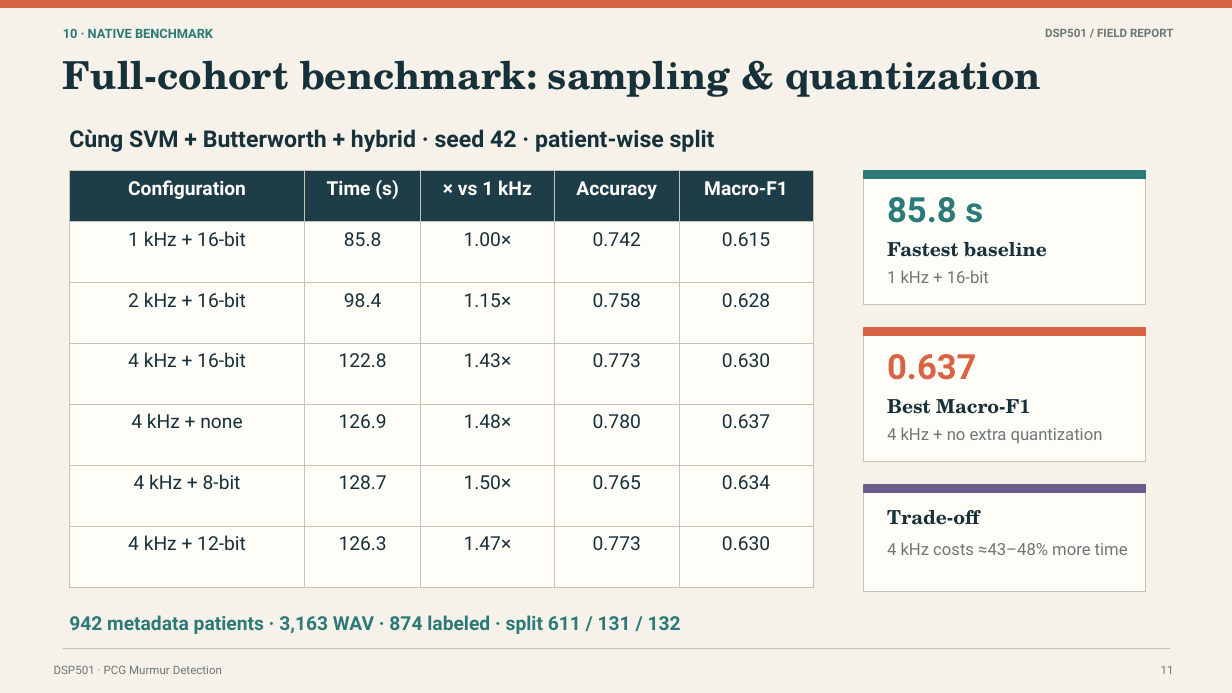
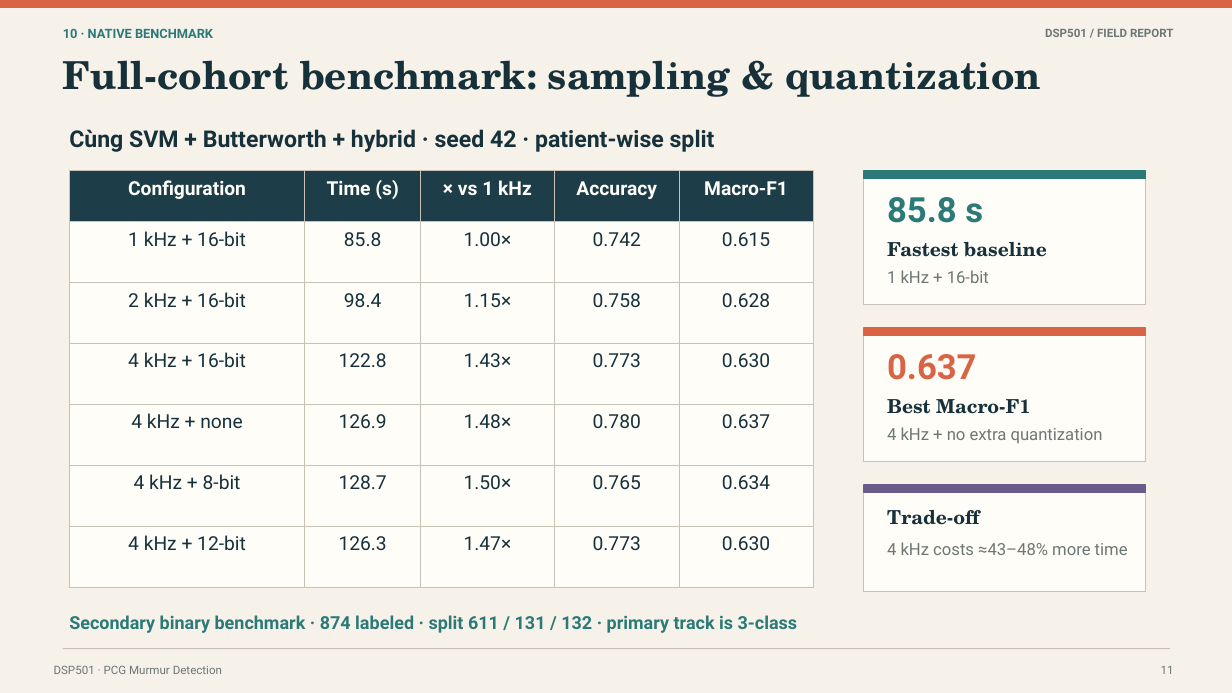
Before and after one commit to nstung463/pcg_murmur_dsp, a slide deck: slide 11 of docs/project_deliverables/DSP501_final_presentation.pptx. Drawn at 1232x693 pixels with LibreOffice and Linux fonts; fonts in the diff are those of the drawing. Boxes give left, top, right and bottom in pixels: in the first picture for what was removed or moved away, otherwise in the second. Text is boxed around its words. In the diff, an @@ line names an element or a change of style, - is before the commit and + after.

Commit message:
Update report and slides with challenge-aligned benchmark

```diff
--- a/docs/project_deliverables/DSP501_final_presentation.pptx
+++ b/docs/project_deliverables/DSP501_final_presentation.pptx
@@ text at box(69, 615, 798, 633): text changed; size 15 to 14 pt @@
-942 metadata patients · 3,163 WAV · 874 labeled · split 611 / 131 / 132
+Secondary binary benchmark · 874 labeled · split 611 / 131 / 132 · primary track is 3-class
```
Also in this commit, not shown: 5 other slides changed, 1 slide added, 1 slide removed, 6 other files.
